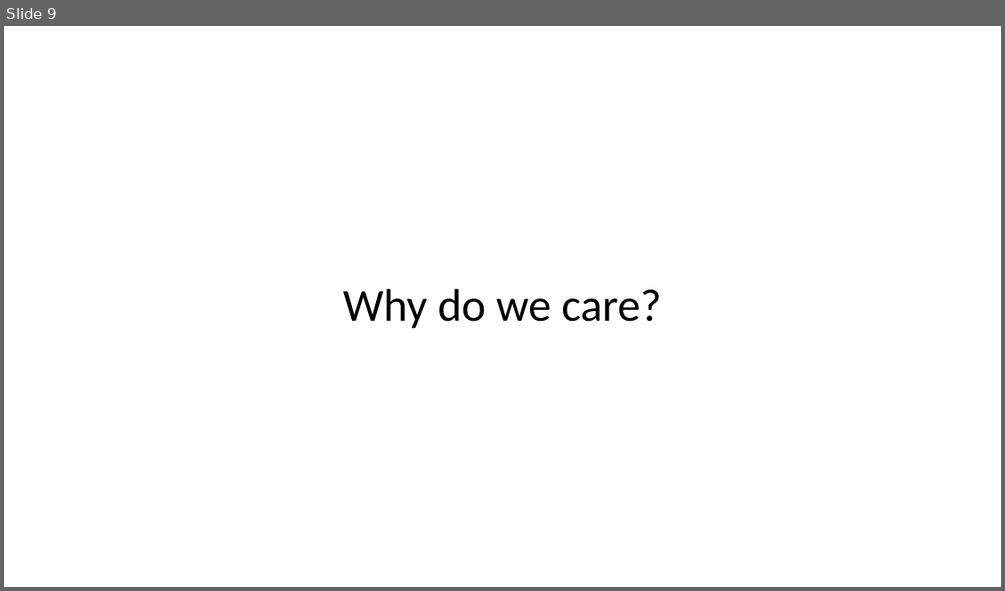
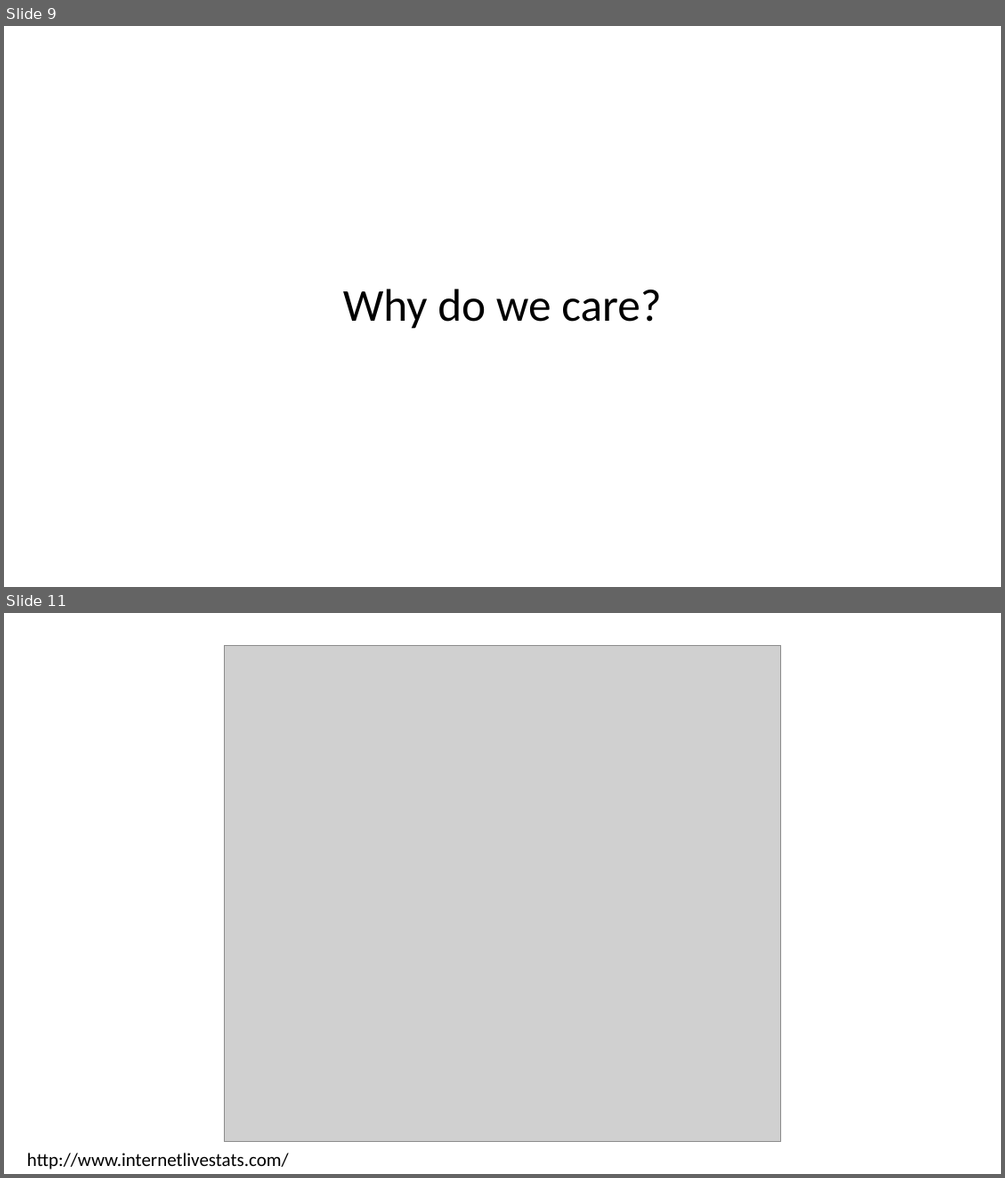
Before and after one commit to cchen23/AI4ALL_NLP, a slide deck: splash_slides.pptx. Shown one above the other, each under a label of ours: slide 9 before the commit, slides 9 and 11 after it; the slides between them are not shown. The pictures are 1005x591 and 1005x1178 pixels, drawn with LibreOffice and Linux fonts; fonts in the diff are those of the drawing; grey boxes stand for pictures. Boxes give left, top, right and bottom in pixels: in the first picture for what was removed or moved away, otherwise in the second. Text is boxed around its words. In the diff, an @@ line names an element or a change of style, - is before the commit and + after.

Commit message:
Add data scale info and change app screenshot language.

```diff
--- a/splash_slides.pptx
+++ b/splash_slides.pptx
@@ slide 11 added at (x1=4, y1=613, x2=1001, y2=1174), background #FFFFFF @@
@@ picture added at (x1=224, y1=645, x2=780, y2=1142) @@
@@ text added at (x1=27, y1=1152, x2=289, y2=1169), 18 pt, text #000000 @@
+http://www.internetlivestats.com/
```
Also in this commit, not shown: 1 slide changed, 2 other slides added.
